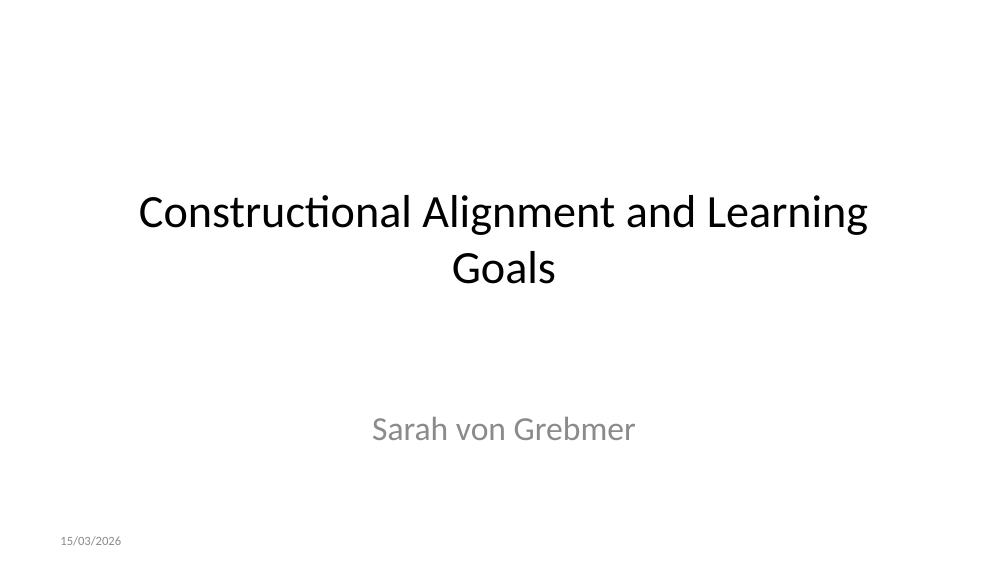
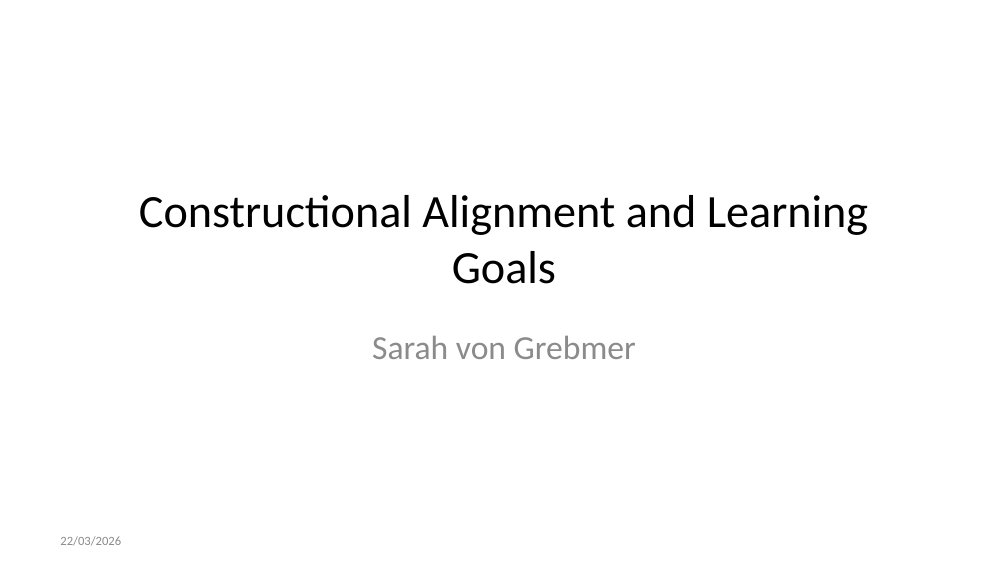
Before and after one commit to lmu-osc/train-the-trainer-student-track-pedagogy, a slide deck: slide 1 of materials/PMM-M1/PMM-M1-S1-Constructive-Alignment/PMM-M1-S1-Constructive-Alignment-slides.pptx. Drawn at 1008x567 pixels with LibreOffice and Linux fonts; fonts in the diff are those of the drawing. Boxes give left, top, right and bottom in pixels: in the first picture for what was removed or moved away, otherwise in the second. Text is boxed around its words. In the diff, an @@ line names an element or a change of style, - is before the commit and + after.

```diff
--- a/materials/PMM-M1/PMM-M1-S1-Constructive-Alignment/PMM-M1-S1-Constructive-Alignment-slides.pptx
+++ b/materials/PMM-M1/PMM-M1-S1-Constructive-Alignment/PMM-M1-S1-Constructive-Alignment-slides.pptx
@@ subtitle "Sarah von Grebmer": place and size @@
-subtitle "Sarah von Grebmer" at (372, 416, 636, 440)
+subtitle "Sarah von Grebmer" at (372, 335, 636, 359)
@@ text at (60, 536, 121, 546): text changed @@
-15/03/2026
+22/03/2026
```
Also in this commit, not shown: 26 other files.
